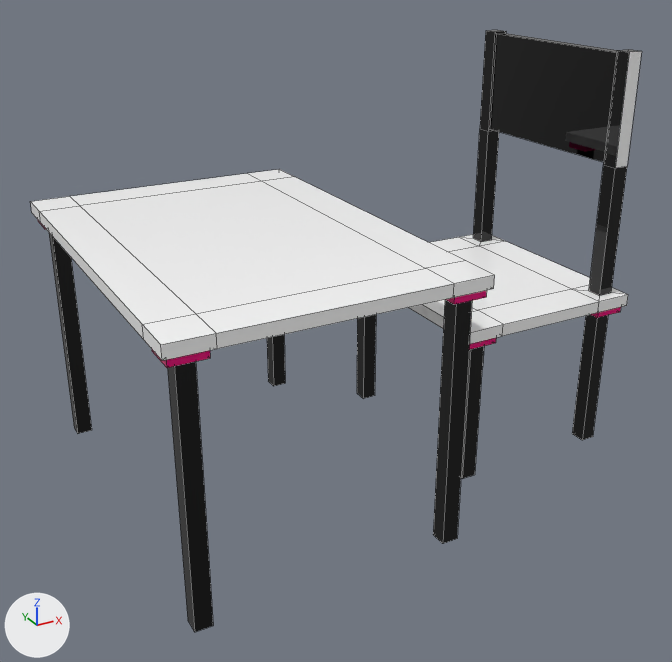
Two versions of the FBX model Assets/Ethan/Models/bureauChaise.fbx, one commit apart.
Both versions are drawn from a camera (50 mm lens) standing at (-1.13, -1.891, 1.3) and looking at (-0.11, -0.037, 0.373). Every picture has the same lights, and +X, +Y and +Z are marked at lower left. Mesh edges are drawn as thin lines. Where no turn or scale is listed for an object, it has been applied to the vertices.

Script lines for the objects in view, before the commit:
```python
me_mesh = bpy.data.meshes.new('Mesh')
me_mesh.from_pydata(...)  # 96 vertices, 94 faces; spans x -0.35..0.35, y -0.5..0.5, z -0.62..0.03
# faces by material slot: [42, 20, 32]
me_mesh.materials.append(mat_material__36)  # white #ffffff
me_mesh.materials.append(mat_material__37)  # black #000000
me_mesh.materials.append(mat_material__38)  # pink #ef007a
me_mesh_001 = bpy.data.meshes.new('Mesh.001')
me_mesh_001.from_pydata(...)  # 128 vertices, 128 faces; spans x -0.25..0.25, y -0.3..0.3, z -0.395..0.63
# faces by material slot: [52, 44, 32]
me_mesh_001.materials.append(mat_material__36)  # white #ffffff
me_mesh_001.materials.append(mat_material__37)  # black #000000
me_mesh_001.materials.append(mat_material__38)  # pink #ef007a
ob_box001 = bpy.data.objects.new('Box001', me_mesh)
ob_box001.location = (-0.35, 0.0, 0.62)
ob_box002 = bpy.data.objects.new('Box002', me_mesh_001)
ob_box002.location = (0.35, 0.0, 0.395)
```
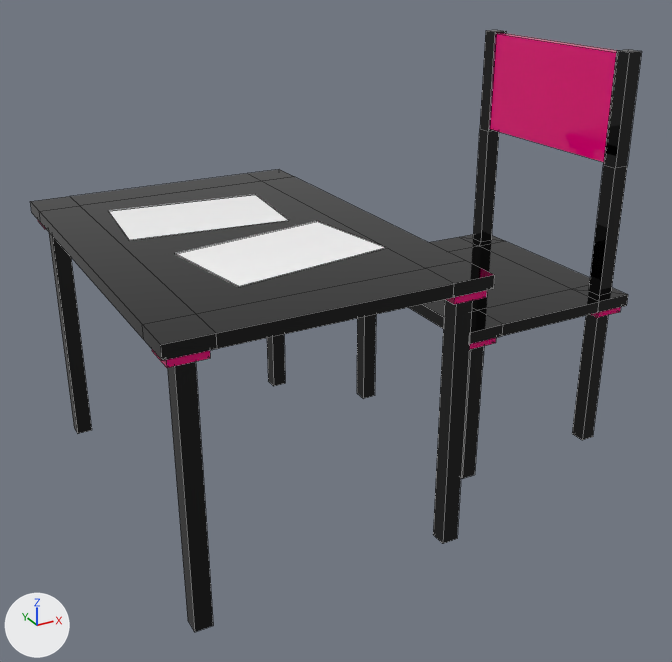
The change, as a list of edits to the scene's bpy script:
```text
Change me_mesh:
    where me_mesh.from_pydata(...)  # 96 vertices, 94 faces; spans x -0.35..0.35, y -0.5..0.5, z -0.62..0.03
    used by ob_box001; location = (-0.35, 0.0, 0.62)
    me_mesh part 1: all 42 faces that had it switch from mat_material__36 (white #ffffff) to mat_material__37 (black #000000)
Change me_mesh_001:
    where me_mesh_001.from_pydata(...)  # 128 vertices, 128 faces; spans x -0.25..0.25, y -0.3..0.3, z -0.395..0.63
    used by ob_box002; location = (0.35, 0.0, 0.395)
    me_mesh_001 part 2: 50 faces spanning x -0.25..0.25, y -0.3..0.3, z 0.0..0.63 switch from mat_material__36 (white #ffffff) to mat_material__37 (black #000000)
    me_mesh_001 part 3: 2 faces spanning x 0.186..0.215, y -0.23..0.23, z 0.365..0.625 switch from mat_material__37 (black #000000) to mat_material__38 (pink #ef007a)
Add me_mesh_003:
    me_mesh_003.from_pydata([(-0.201, -0.106, 0.0), (0.177, -0.143, 0.0), (-0.177, 0.143, 0.0), (0.201, 0.106, 0.0), (-0.201, -0.106, 0.002), (0.177, -0.143, 0.002), (-0.177, 0.143, 0.002), (0.201, 0.106, 0.002)], [], [(0, 2, 3, 1), (4, 5, 7, 6), (0, 1, 5, 4), (1, 3, 7, 5), (3, 2, 6, 7), (2, 0, 4, 6)])
    me_mesh_003.materials.append(mat_material__36)  # white #ffffff
Add me_mesh_002:
    me_mesh_002.from_pydata([(-0.167, -0.155, 0.0), (0.208, -0.092, 0.0), (-0.208, 0.092, 0.0), (0.167, 0.155, 0.0), (-0.167, -0.155, 0.002), (0.208, -0.092, 0.002), (-0.208, 0.092, 0.002), (0.167, 0.155, 0.002)], [], [(0, 2, 3, 1), (4, 5, 7, 6), (0, 1, 5, 4), (1, 3, 7, 5), (3, 2, 6, 7), (2, 0, 4, 6)])
    me_mesh_002.materials.append(mat_material__36)  # white #ffffff
Add ob_box004:
    ob_box004 = bpy.data.objects.new('Box004', me_mesh_003)
    ob_box004.location = (-0.375, 0.175, 0.65)
Add ob_box003:
    ob_box003 = bpy.data.objects.new('Box003', me_mesh_002)
    ob_box003.location = (-0.311, -0.16, 0.65)
```

Pixel boxes [x1, y1, x2, y2] of what changed, in the pictures (672 x 662 px):
'Box003', added: after [175, 221, 386, 287]
'Box004', added: after [108, 194, 289, 241]
part 1 of me_mesh, recoloured: [30, 169, 495, 361] in both
part 2 of me_mesh_001, recoloured: [408, 51, 642, 344] in both
part 3 of me_mesh_001, recoloured (black to pink): [490, 33, 617, 162] in both
